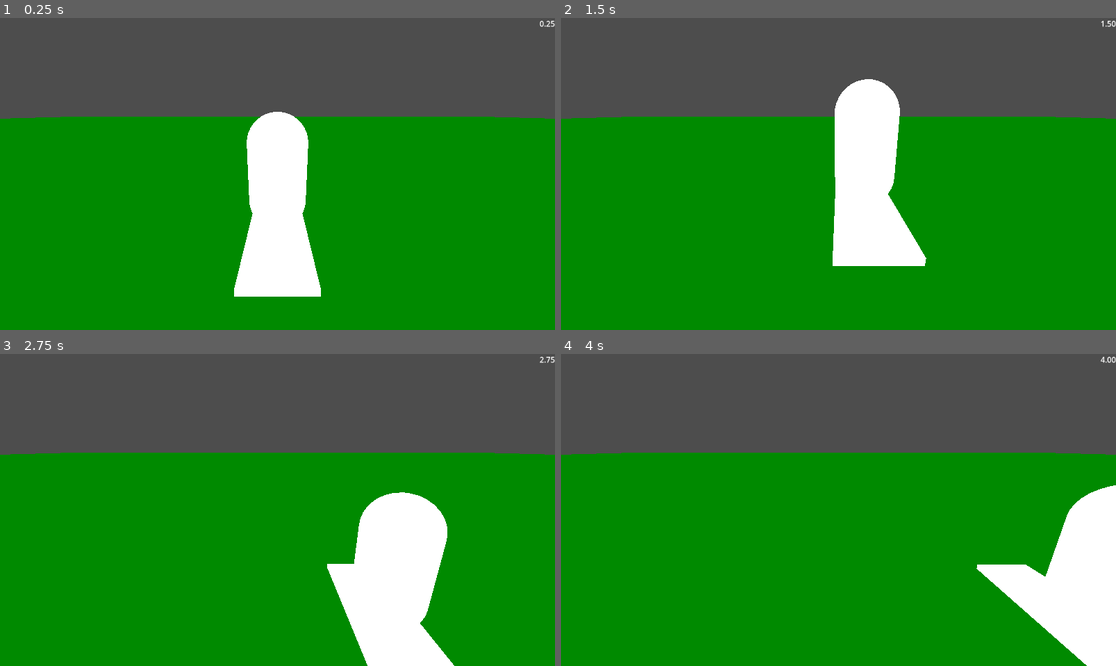
Above: before the commit, frames 1-4 (two rows, left to right).
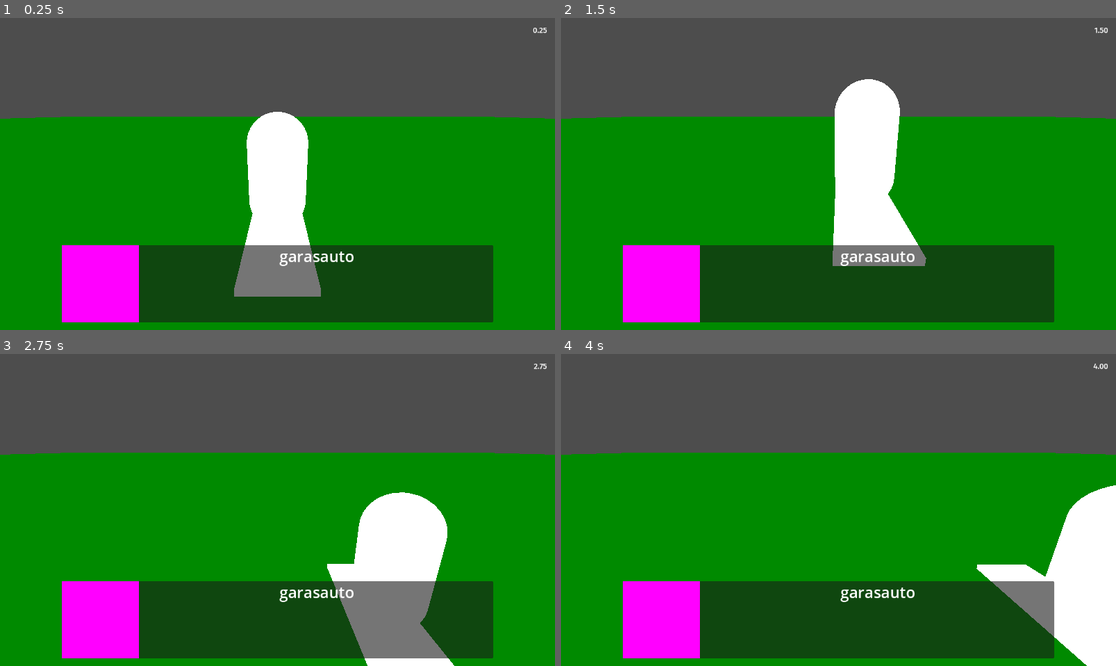
Above: after the commit, the same moments.

Repository: Steffo99/cinnos
Game: Godot game, scene res://Root.tscn
The game is run twice, just before and just after one commit, with the same random seed, the same clock (stepped at 60 frames per second) and the same inputs.
Inputs:
- Up to frame 1 (0.25 s): no input
- Up to frame 2 (1.5 s): hold D (move_right) 0.53-1.28 s; tap Space (jump) at 0.77 s; hold S (move_down) from 1.28 s (still down)
- Up to frame 3 (2.75 s): tap Space (jump) at 1.52 s; release S (move_down) at 2.03 s; hold D (move_right) from 2.03 s (still down)
- Up to frame 4 (4 s): release D (move_right) at 2.78 s; hold W (move_up) 2.78-3.53 s; tap Space (jump) at 3.02, 3.77 s; hold A (move_left) from 3.53 s (still down)

The runs differ from the first frame. In frame 1, 19% of the frame differs, in the area x 11-100%, y 0-98%; in frame 2, 19%; in frame 3, 19%; in frame 4, 19%.

Commit message:
Add UI beginnings

Diff:
--- a/Root.tscn
+++ b/Root.tscn
@@ -1,7 +1,8 @@
-[gd_scene load_steps=11 format=3 uid="uid://4whij2hmts0t"]
+[gd_scene load_steps=14 format=3 uid="uid://4whij2hmts0t"]
 
 [ext_resource type="Script" path="res://Player.gd" id="1_wt4gx"]
 [ext_resource type="Material" uid="uid://dondfiavgo2ws" path="res://Unshaded.material" id="2_upp15"]
+[ext_resource type="FontFile" uid="uid://cseshyj4yw2f5" path="res://fonts/FiraSans-Medium.ttf" id="3_p3wyc"]
 [ext_resource type="Script" path="res://GameTimer.gd" id="3_y362g"]
 
 [sub_resource type="CapsuleShape3D" id="CapsuleShape3D_castg"]
@@ -26,6 +27,12 @@
 
 [sub_resource type="BoxShape3D" id="BoxShape3D_2bm1d"]
 size = Vector3(200, 4, 200)
+
+[sub_resource type="Theme" id="Theme_hkcet"]
+Label/fonts/font = ExtResource("3_p3wyc")
+
+[sub_resource type="PlaceholderTexture2D" id="PlaceholderTexture2D_tn1wg"]
+size = Vector2(48, 48)
 
 [node name="Root" type="Node3D"]
 
@@ -61,25 +68,71 @@
 [node name="Camera3D" type="Camera3D" parent="."]
 transform = Transform3D(1, 0, 0, 0, 0.955149, 0.296125, 0, -0.296125, 0.955149, 0, 2.66196, 3.33182)
 
-[node name="Control" type="Control" parent="."]
+[node name="UI" type="Control" parent="."]
 layout_mode = 3
-anchors_preset = 1
-anchor_left = 1.0
+anchors_preset = 15
 anchor_right = 1.0
-offset_left = -40.0
-offset_bottom = 40.0
-grow_horizontal = 0
+anchor_bottom = 1.0
+grow_horizontal = 2
+grow_vertical = 2
+theme = SubResource("Theme_hkcet")
 
-[node name="Label" type="Label" parent="Control"]
+[node name="TextBox" type="MarginContainer" parent="UI"]
+custom_minimum_size = Vector2(0, 192)
+layout_mode = 1
+anchors_preset = 12
+anchor_top = 1.0
+anchor_right = 1.0
+anchor_bottom = 1.0
+offset_top = -96.0
+grow_horizontal = 2
+grow_vertical = 0
+theme_override_constants/margin_left = 128
+theme_override_constants/margin_top = 16
+theme_override_constants/margin_right = 128
+theme_override_constants/margin_bottom = 16
+
+[node name="Panel" type="Panel" parent="UI/TextBox"]
+layout_mode = 2
+
+[node name="HBoxContainer" type="HBoxContainer" parent="UI/TextBox/Panel"]
+layout_mode = 1
+anchors_preset = 15
+anchor_right = 1.0
+anchor_bottom = 1.0
+grow_horizontal = 2
+grow_vertical = 2
+
+[node name="Character" type="TextureRect" parent="UI/TextBox/Panel/HBoxContainer"]
+layout_mode = 2
+size_flags_horizontal = 0
+texture = SubResource("PlaceholderTexture2D_tn1wg")
+expand_mode = 2
+
+[node name="RichTextLabel" type="RichTextLabel" parent="UI/TextBox/Panel/HBoxContainer"]
+layout_mode = 2
+size_flags_horizontal = 3
+theme_override_font_sizes/normal_font_size = 32
+bbcode_enabled = true
+text = "[center]garasauto[/center]"
+
+[node name="TimerBox" type="MarginContainer" parent="UI"]
 layout_mode = 1
 anchors_preset = 1
 anchor_left = 1.0
 anchor_right = 1.0
 offset_left = -81.0
-offset_bottom = 26.0
+offset_bottom = 40.0
 grow_horizontal = 0
+theme_override_constants/margin_left = 16
+theme_override_constants/margin_top = 16
+theme_override_constants/margin_right = 16
+theme_override_constants/margin_bottom = 16
+
+[node name="Label" type="Label" parent="UI/TimerBox"]
+layout_mode = 2
 text = "Garasauto"
 horizontal_alignment = 2
 
-[node name="GameTimer" type="Node" parent="Control/Label"]
+[node name="GameTimer" type="Node" parent="UI/TimerBox/Label"]
 script = ExtResource("3_y362g")
Binary file added: fonts/FiraSans-Medium.ttf
Not shown, added: fonts/FiraSans-Medium.ttf.import
